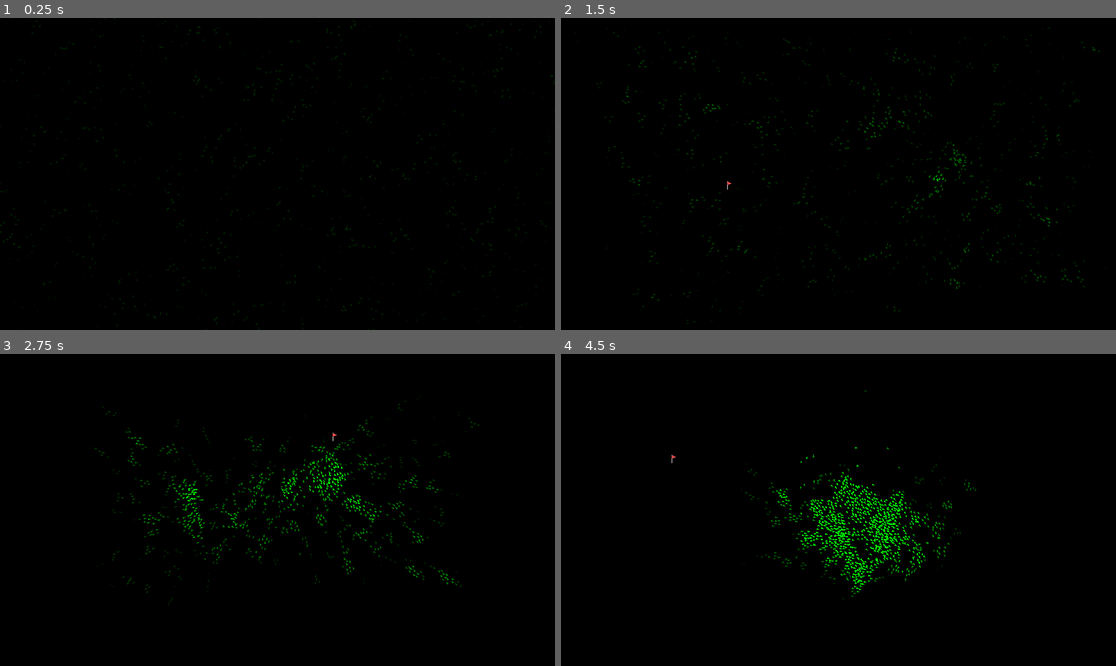
Above: before the commit, frames 1-4 (two rows, left to right).
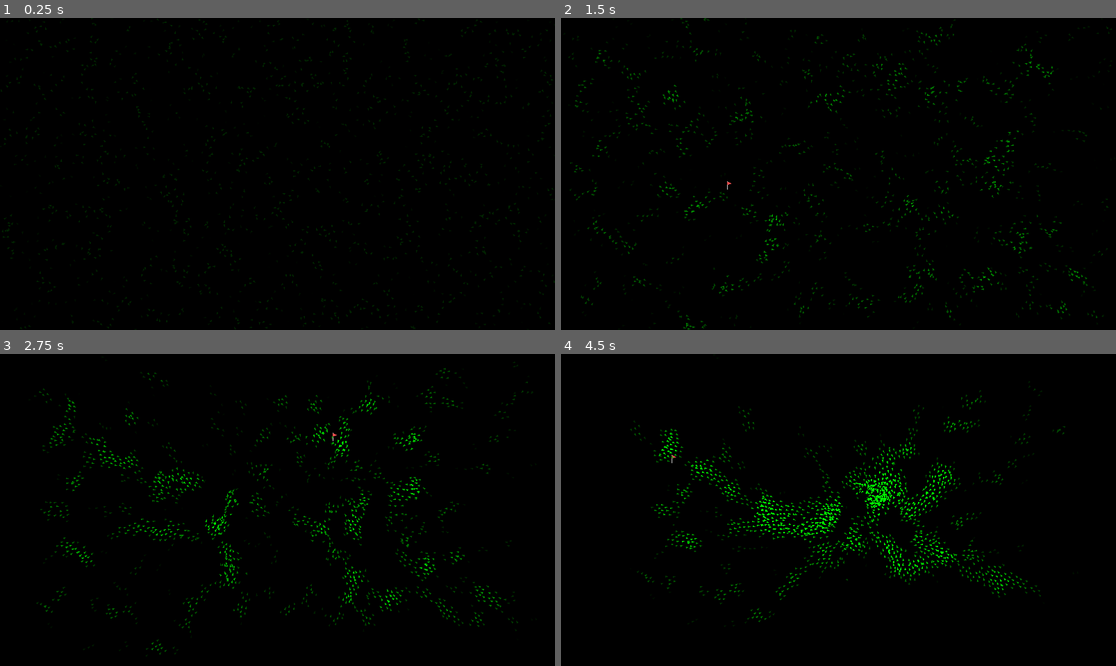
Above: after the commit, the same moments.

Repository: kyrick/godot-boids-acceleration-structure
Game: Godot game, scene res://Levels/RandomSpawn/RandomSpawn.tscn
Same seed, same stepped clock (60 frames per second), same inputs: the game is played once before the commit and once after it.
Inputs (mouse positions are in pixels of both pictures, inside the frame that each line leads up to):
- Up to frame 1 (0.25 s): no input
- Up to frame 2 (1.5 s): move the mouse to (960, 158) at 0.52 s; click (960, 158) at 0.67 s; move the mouse to (727, 189) at 1.27 s; click (727, 189) at 1.42 s
- Up to frame 3 (2.75 s): move the mouse to (333, 441) at 2.02 s; click (333, 441) at 2.17 s
- Up to frame 4 (4.5 s): move the mouse to (810, 572) at 2.77 s; click (810, 572) at 2.92 s; move the mouse to (1005, 556) at 3.52 s; click (1005, 556) at 3.67 s; move the mouse to (672, 463) at 4.27 s; click (672, 463) at 4.42 s

The runs differ from the first frame. In frame 1, 1.7% of the frame differs, in the area x 0-100%, y 0-100%; in frame 2, 3.1%; in frame 3, 4.0%; in frame 4, 4.3%, in the area x 12-91%, y 8-88%.

Commit message:
better defaults

Diff:
--- a/Actors/Boid/Boid.gd
+++ b/Actors/Boid/Boid.gd
@@ -1,14 +1,14 @@
 extends Node2D
 
-export(float) var max_speed: = 200.0
-export(float) var min_speed: = 40.0
-export(float) var mouse_follow_force: = 0.05
-export(float) var cohesion_force: = 0.05
-export(float) var algin_force: = 0.05
-export(float) var separation_force: = 0.05
+export(float) var max_speed: = 100.0
+export(float) var min_speed: = 80.0
+export(float) var mouse_follow_force: = 2.0
+export(float) var cohesion_force: = 2.0
+export(float) var algin_force: = 3.0
+export(float) var separation_force: = 5.0
 export(float) var view_distance: = 50.0
-export(float) var avoid_distance: = 20.0
-export(int) var max_flock_size: = 8
+export(float) var avoid_distance: = 15.0
+export(int) var max_flock_size: = 15
 
 onready var screen_size = get_viewport_rect().size
 
--- a/Actors/Boid/Boid.tscn
+++ b/Actors/Boid/Boid.tscn
@@ -7,13 +7,6 @@
 "prey",
 ]]
 script = ExtResource( 2 )
-max_speed = 100.0
-min_speed = 90.0
-mouse_follow_force = 3.0
-cohesion_force = 30.0
-algin_force = 40.0
-separation_force = 50.0
-avoid_distance = 5.0
 
 [node name="Chicken" type="Sprite" parent="."]
 position = Vector2( 0, -0.902754 )
--- a/Actors/Crow/Crow.tscn
+++ b/Actors/Crow/Crow.tscn
@@ -8,13 +8,6 @@
 __meta__ = {
 "_editor_description_": ""
 }
-min_speed = 150.0
-mouse_follow_force = 10.0
-cohesion_force = 2.0
-algin_force = 5.0
-separation_force = 10.0
-avoid_distance = 10.0
-max_flock_size = 15
 
 [node name="Sprite" type="Sprite" parent="."]
 position = Vector2( 1.61354, 2.23908e-13 )
--- a/Levels/RandomSpawn/RandomSpawn.tscn
+++ b/Levels/RandomSpawn/RandomSpawn.tscn
@@ -7,7 +7,7 @@
 
 [node name="RandomChickens" type="Node2D"]
 script = ExtResource( 4 )
-max_boids = 1000
+max_boids = 1500
 Boid = ExtResource( 2 )
 struct_scale = 20
 
